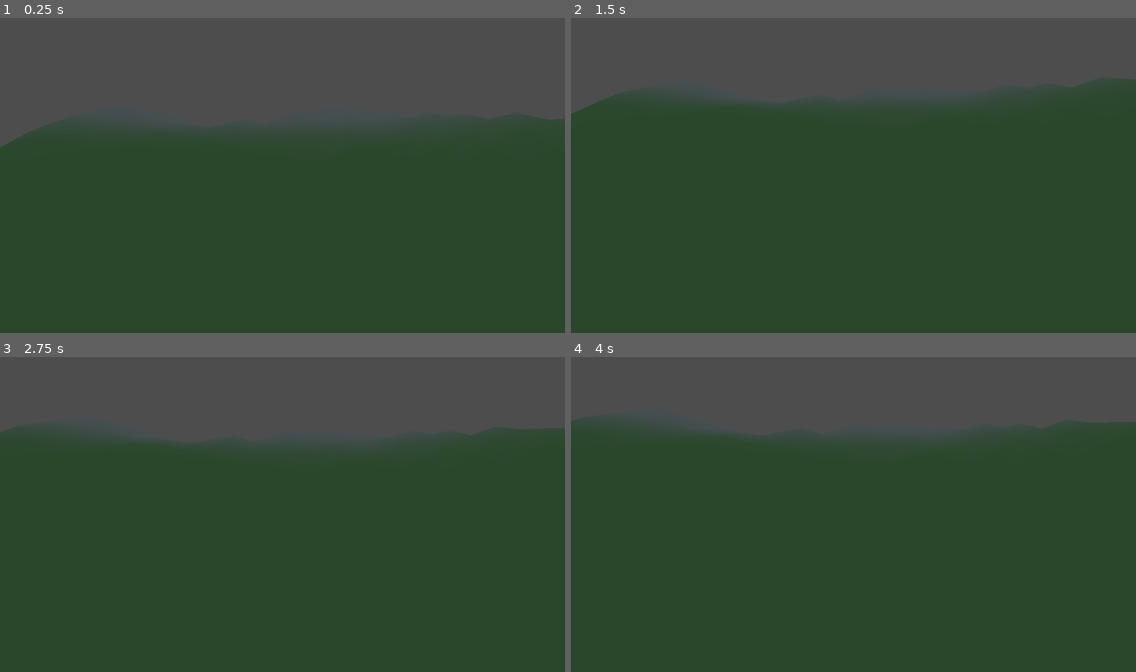
Above: before the commit, frames 1-4 (two rows, left to right).
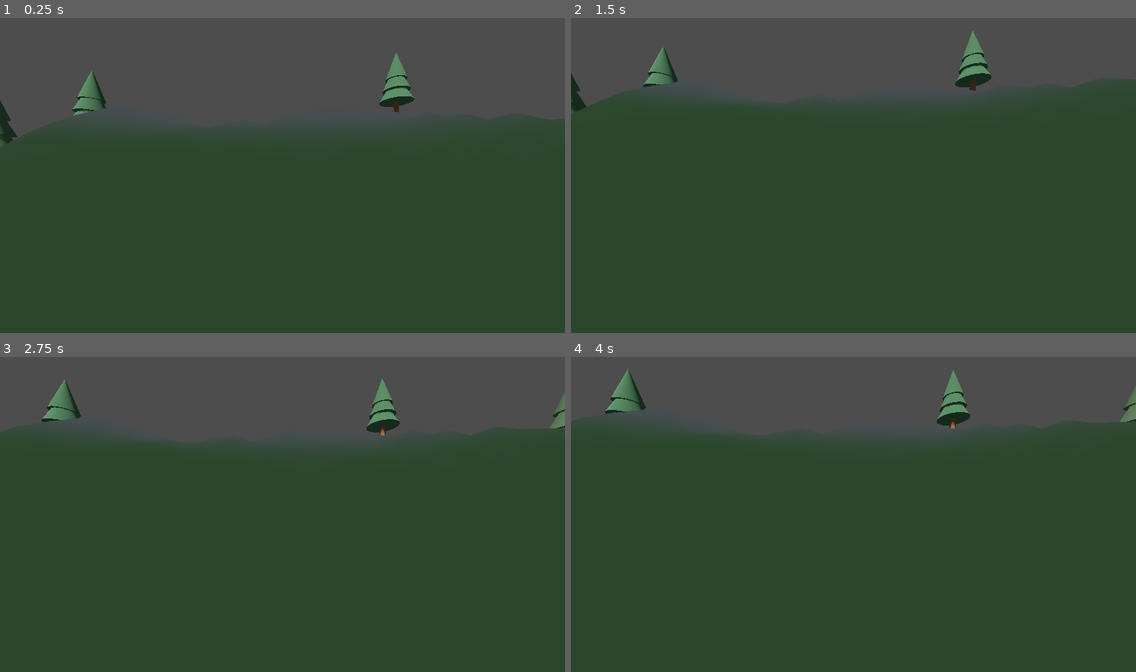
Above: after the commit, the same moments.

Repository: noval000/survival
Game: Godot game, scene res://scenes/Main.tscn
Same seed, same stepped clock (60 frames per second), same inputs: the game is played once before the commit and once after it.
Inputs (mouse positions are in pixels of both pictures, inside the frame that each line leads up to):
- Up to frame 1 (0.25 s): no input
- Up to frame 2 (1.5 s): move the mouse to (881, 172) at 0.52 s; hold Shift (sprint) 0.53-1.28 s; hold W (move_forward) from 0.53 s (still down); tap Space (jump) at 0.77 s; tap Enter at 1.25 s; move the mouse to (825, 175) at 1.27 s; tap Shift (sprint) at 1.35 s
- Up to frame 3 (2.75 s): keep holding W (move_forward); tap Space (jump) at 1.52, 2 s; move the mouse to (293, 508) at 2.02 s; hold Shift (sprint) from 2.03 s (still down)
- Up to frame 4 (4 s): keep holding W (move_forward); tap Enter at 2.75 s; move the mouse to (847, 517) at 2.77 s; release Shift (sprint) at 2.78 s; tap Shift (sprint) at 2.85 s; tap Space (jump) at 3.02, 3.5, 3.77 s; move the mouse to (893, 517) at 3.52 s; hold Shift (sprint) from 3.53 s (still down)

The runs differ from the first frame. In frame 1, 1.2% of the frame differs, in the area x 0-83%, y 10-41%; in frame 2, 1.2%; in frame 3, 1.2%; in frame 4, 1.2%, in the area x 6-100%, y 3-23%.

Commit message:
Populate Godot island with trees and rocks even without Meshy assets; add physics colliders

Diff:
--- a/godot/scripts/IslandWorld.gd
+++ b/godot/scripts/IslandWorld.gd
@@ -24,6 +24,7 @@
     create_terrain()
     create_water()
     create_vegetation()
+    create_rocks()
 
 func height_at(x: float, z: float) -> float:
     var r := Vector2(x, z).length()
@@ -87,35 +88,115 @@
     water.material_override = material
     add_child(water)
 
+# Reuse one imported GLB resource per tree type instead of reloading on each spawn.
+# Procedural trees are an intentionally lightweight fallback when heavy Meshy
+# assets are absent or disabled due to editor crashes.
+var model_cache: Dictionary = {}
+
 func create_vegetation() -> void:
     var rng := RandomNumberGenerator.new()
     rng.seed = 77531
-    for i in range(65):
-        var x := rng.randf_range(-61.0, 61.0)
-        var z := rng.randf_range(-61.0, 61.0)
-        var distance := Vector2(x, z).length()
-        if distance < 19.0 or distance > 58.0:
+    for i in range(90):
+        var x: float = rng.randf_range(-61.0, 61.0)
+        var z: float = rng.randf_range(-61.0, 61.0)
+        var distance: float = Vector2(x, z).length()
+        if distance < 18.0 or distance > 59.0:
             continue
-        var kind := "pine" if rng.randf() < 0.6 else "spruce"
-        var tree := instantiate_model(kind)
+        var kind: String = "pine" if rng.randf() < 0.6 else "spruce"
+        var tree: Node3D = instantiate_model(kind)
         if tree == null:
-            continue
-        tree.position = Vector3(x, height_at(x, z) - 0.15, z)
+            tree = make_fallback_tree(rng)
+        tree.position = Vector3(x, height_at(x, z) - 0.12, z)
         tree.rotation.y = rng.randf_range(0.0, TAU)
-        tree.scale = Vector3.ONE * rng.randf_range(3.0, 5.0)
         add_child(tree)
     for point in [Vector2(-38.0, -34.0), Vector2(41.0, -38.0)]:
-        var mountain := instantiate_model("mountain")
+        var mountain: Node3D = instantiate_model("mountain")
         if mountain != null:
             mountain.position = Vector3(point.x, height_at(point.x, point.y) - 1.0, point.y)
             mountain.scale = Vector3.ONE * 9.0
             add_child(mountain)
 
+func make_fallback_tree(rng: RandomNumberGenerator) -> Node3D:
+    var root := Node3D.new()
+    root.name = "Pine"
+    var trunk_height: float = rng.randf_range(3.8, 5.8)
+    var trunk_mesh := CylinderMesh.new()
+    trunk_mesh.top_radius = 0.16
+    trunk_mesh.bottom_radius = 0.28
+    trunk_mesh.height = trunk_height
+    var bark := StandardMaterial3D.new()
+    bark.albedo_color = Color(0.31, 0.21, 0.13)
+    bark.roughness = 1.0
+    var trunk := MeshInstance3D.new()
+    trunk.mesh = trunk_mesh
+    trunk.material_override = bark
+    trunk.position.y = trunk_height * 0.5
+    root.add_child(trunk)
+    var needles := StandardMaterial3D.new()
+    needles.albedo_color = Color(0.13 + rng.randf_range(0.0, 0.07), 0.24, 0.16)
+    needles.roughness = 1.0
+    for level in range(3):
+        var crown_mesh := CylinderMesh.new()
+        crown_mesh.top_radius = 0.0
+        crown_mesh.bottom_radius = 1.5 - float(level) * 0.28
+        crown_mesh.height = 2.7
+        var crown := MeshInstance3D.new()
+        crown.mesh = crown_mesh
+        crown.material_override = needles
+        crown.position.y = trunk_height * 0.52 + float(level) * 1.08
+        root.add_child(crown)
+    var trunk_body := StaticBody3D.new()
+    var trunk_shape := CollisionShape3D.new()
+    var cylinder := CylinderShape3D.new()
+    cylinder.radius = 0.29
+    cylinder.height = trunk_height
+    trunk_shape.shape = cylinder
+    trunk_shape.position.y = trunk_height * 0.5
+    trunk_body.add_child(trunk_shape)
+    root.add_child(trunk_body)
+    return root
+
+func create_rocks() -> void:
+    var rng := RandomNumberGenerator.new()
+    rng.seed = 14298
+    var rock_material := StandardMaterial3D.new()
+    rock_material.albedo_color = Color(0.37, 0.39, 0.37)
+    rock_material.roughness = 1.0
+    for i in range(75):
+        var x: float = rng.randf_range(-63.0, 63.0)
+        var z: float = rng.randf_range(-63.0, 63.0)
+        var r: float = Vector2(x, z).length()
+        if r < 16.0 or r > 62.0:
+            continue
+        var size: float = rng.randf_range(0.55, 2.2)
+        var mesh := SphereMesh.new()
+        mesh.radius = 1.0
+        mesh.height = 2.0
+        mesh.radial_segments = 8
+        mesh.rings = 4
+        var rock := MeshInstance3D.new()
+        rock.name = "Rock"
+        rock.mesh = mesh
+        rock.material_override = rock_material
+        rock.scale = Vector3(size, size * 0.62, size * 0.85)
+        rock.position = Vector3(x, height_at(x, z) + size * 0.17, z)
+        add_child(rock)
+        var body := StaticBody3D.new()
+        body.position = rock.position
+        var shape := CollisionShape3D.new()
+        var sphere := SphereShape3D.new()
+        sphere.radius = size * 0.7
+        shape.shape = sphere
+        body.add_child(shape)
+        add_child(body)
+
 func instantiate_model(kind: String) -> Node3D:
     var path: String = MODEL_PATHS[kind]
     if not ResourceLoader.exists(path):
         return null
-    var scene := load(path) as PackedScene
+    if not model_cache.has(path):
+        model_cache[path] = load(path) as PackedScene
+    var scene: PackedScene = model_cache[path] as PackedScene
     if scene == null:
         return null
     return scene.instantiate() as Node3D
